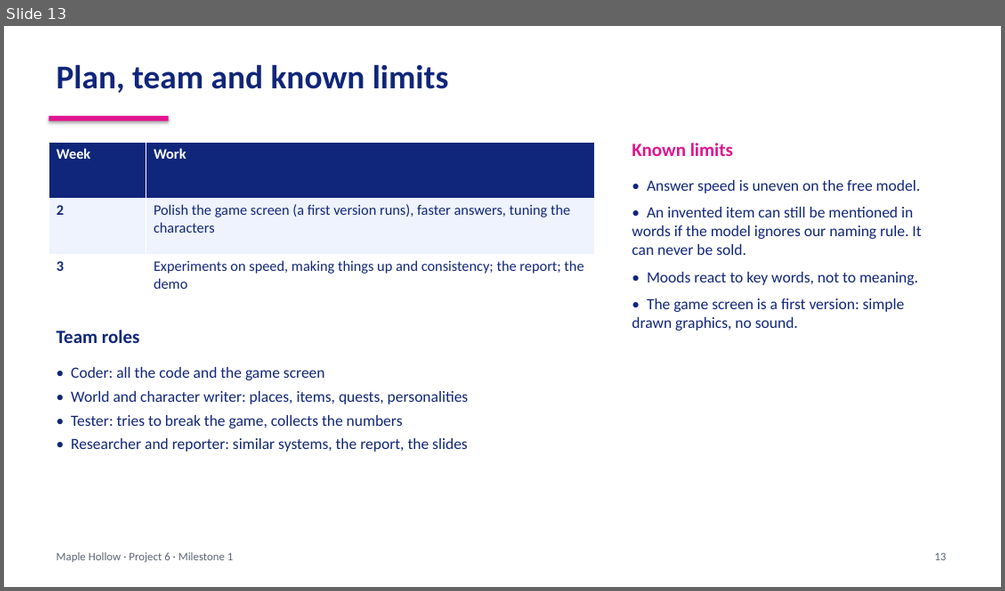
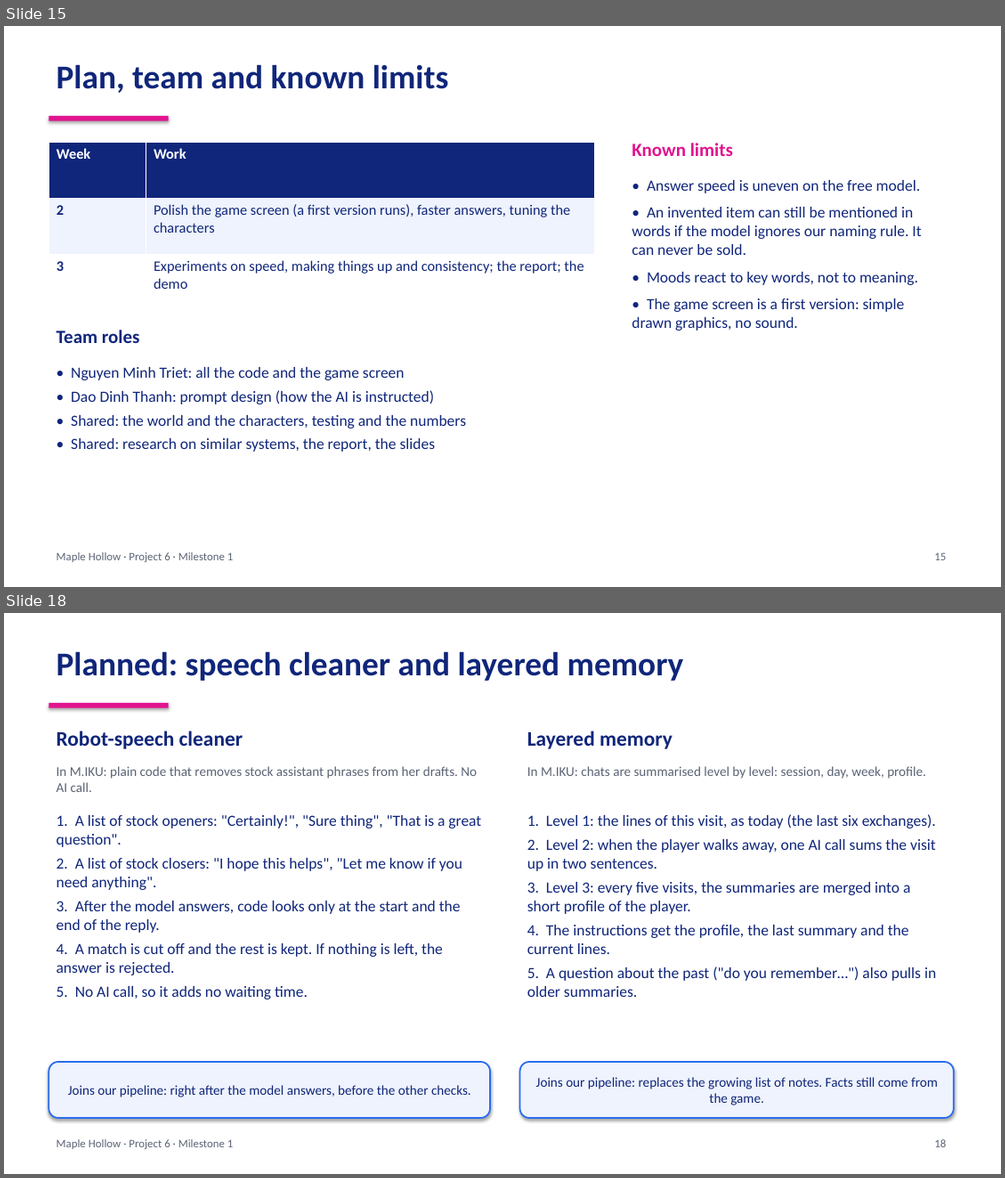
Before and after one commit to MakiseKirusu/Generative_AI_NPC_Dialogue_System, a slide deck: docs/Milestone1_slides.pptx. Shown one above the other, each under a label of ours: slide 13 before the commit, slides 15 and 18 after it; the slides between them are not shown. The pictures are 1005x591 and 1005x1178 pixels, drawn with LibreOffice and Linux fonts; fonts in the diff are those of the drawing. Boxes give left, top, right and bottom in pixels: in the first picture for what was removed or moved away, otherwise in the second. Text is boxed around its words. In the diff, an @@ line names an element or a change of style, - is before the commit and + after.

Commit message:
Update NPC dialogue system: new docs, slides, scenarios, and game/brain changes

```diff
--- a/docs/Milestone1_slides.pptx
+++ b/docs/Milestone1_slides.pptx
@@ slide 18 added at (x1=4, y1=613, x2=1001, y2=1174), background #FFFFFF @@
@@ text added at (x1=57, y1=651, x2=684, y2=681), 32 pt, text #10267A, bold @@
+Planned: speech cleaner and layered memory
@@ rectangle added at (x1=48, y1=703, x2=169, y2=708), fill #E0148F @@
@@ text added at (x1=57, y1=730, x2=243, y2=749), 20 pt, text #10267A, bold @@
+Robot-speech cleaner
@@ text added at (x1=527, y1=730, x2=672, y2=749), 20 pt, text #10267A, bold @@
+Layered memory
@@ text added at (x1=57, y1=766, x2=477, y2=792), 13 pt, text #5B6475 @@
+In M.IKU: plain code that removes stock assistant phrases from her drafts. No AI call.
@@ text added at (x1=527, y1=766, x2=926, y2=779), 13 pt, text #5B6475 @@
+In M.IKU: chats are summarised level by level: session, day, week, profile.
@@ text added at (x1=57, y1=815, x2=481, y2=999), 15 pt, text #10267A @@
+1. A list of stock openers: "Certainly!", "Sure thing", "That is a great question".
+2. A list of stock closers: "I hope this helps", "Let me know if you need anything".
+3. After the model answers, code looks only at the start and the end of the reply.
+4. A match is cut off and the rest is kept. If nothing is left, the answer is rejected.
+5. No AI call, so it adds no waiting time.
@@ text added at (x1=527, y1=814, x2=936, y2=997), 15 pt, text #10267A @@
+1. Level 1: the lines of this visit, as today (the last six exchanges).
+2. Level 2: when the player walks away, one AI call sums the visit up in two sentences.
+3. Level 3: every five visits, the summaries are merged into a short profile of the player.
+4. The instructions get the profile, the last summary and the current lines.
+5. A question about the past ("do you remember…") also pulls in older summaries.
@@ rounded rectangle added at (x1=48, y1=1062, x2=490, y2=1118), fill #EEF3FD, outline #2A6CF0 1.5 pt, 13 pt, text #10267A @@
+Joins our pipeline: right after the model answers, before the other checks.
@@ rounded rectangle added at (x1=520, y1=1062, x2=954, y2=1118), fill #EEF3FD, outline #2A6CF0 1.5 pt, 13 pt, text #10267A @@
+Joins our pipeline: replaces the growing list of notes. Facts still come from the game.
@@ text added at (x1=57, y1=1139, x2=233, y2=1149), 11 pt, text #5B6475 @@
+Maple Hollow · Project 6 · Milestone 1
@@ text added at (x1=934, y1=1139, x2=946, y2=1147), 11 pt, text #5B6475 @@
+18
@@ what was slide 13 is now slide 15 @@
@@ slide 15 changed as well @@
@@ text at (x1=71, y1=367, x2=466, y2=451): text changed @@
-• Coder: all the code and the game screen
-• World and character writer: places, items, quests, personalities
-• Tester: tries to break the game, collects the numbers
-• Researcher and reporter: similar systems, the report, the slides
+• Nguyen Minh Triet: all the code and the game screen
+• Dao Dinh Thanh: prompt design (how the AI is instructed)
+• Shared: the world and the characters, testing and the numbers
+• Shared: research on similar systems, the report, the slides
@@ text at (x1=934, y1=553, x2=946, y2=560): text changed @@
-13
+15
```
Also in this commit, not shown: 10 other slides changed, 5 other slides added, 31 other files.
